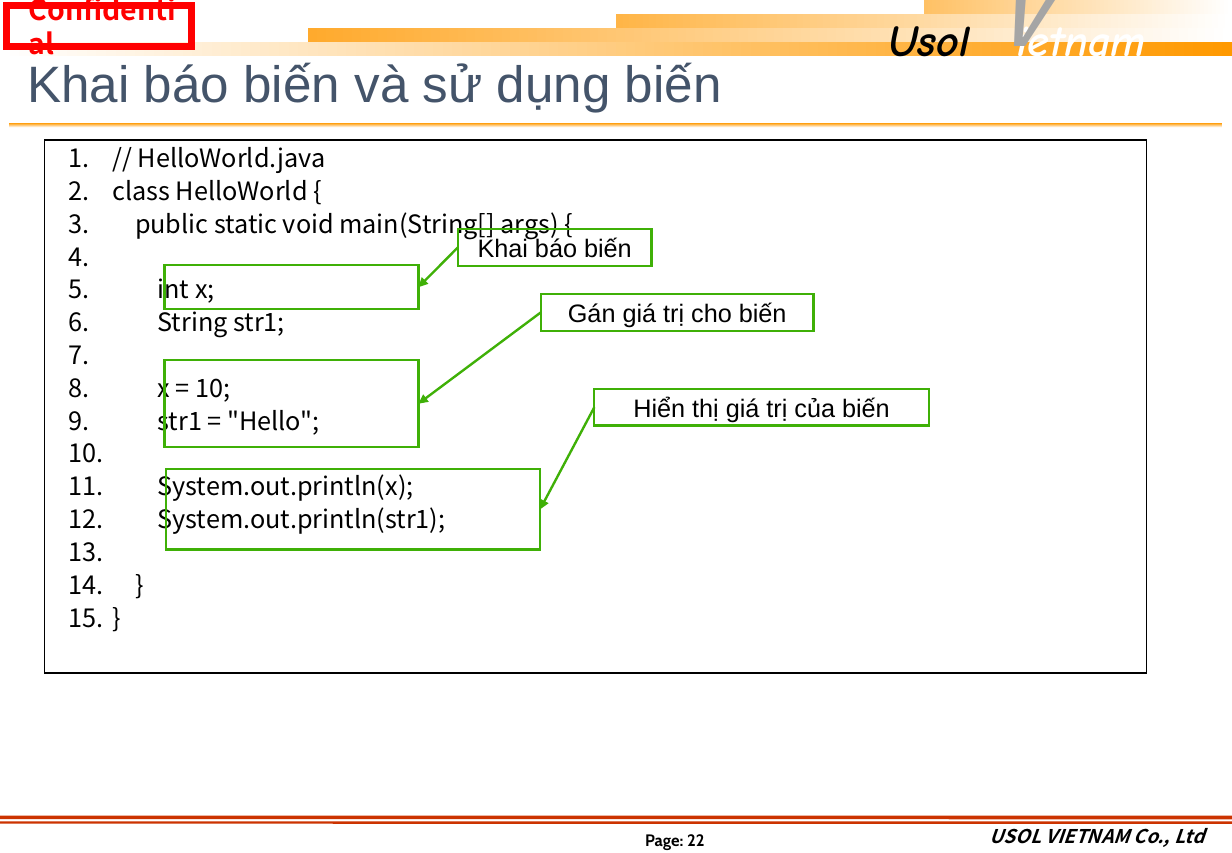
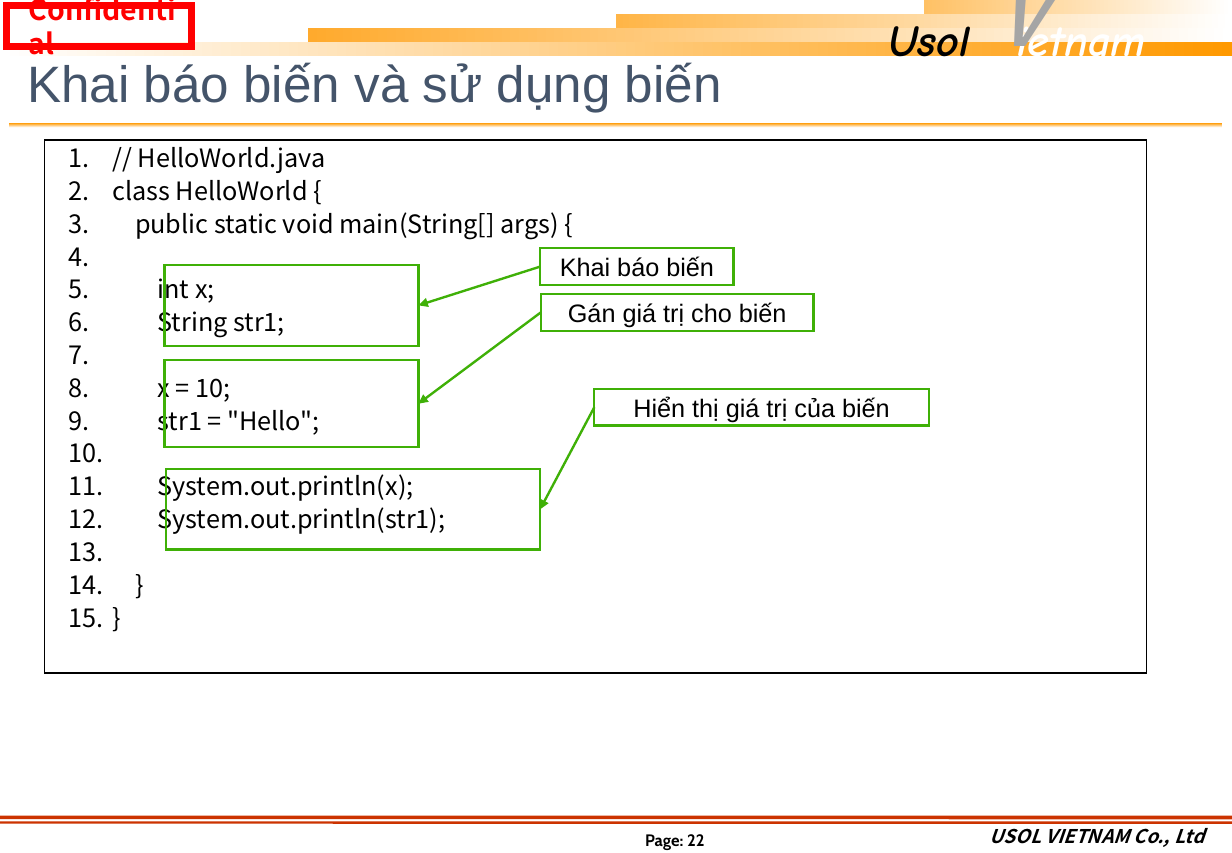
Before and after one commit to khuongmaingoc/javaDoc, a slide deck: slide 22 of Java_Week1.pptx. Drawn at 1232x853 pixels with LibreOffice and Linux fonts; fonts in the diff are those of the drawing; background and template pictures are left out. Boxes give left, top, right and bottom in pixels: in the first picture for what was removed or moved away, otherwise in the second. Text is boxed around its words. In the diff, an @@ line names an element or a change of style, - is before the commit and + after.

```diff
--- a/Java_Week1.pptx
+++ b/Java_Week1.pptx
@@ rectangle: place and size @@
-rectangle at <box>165,265,419,309</box>
+rectangle at <box>165,265,419,346</box>
@@ arrow moved from (458, 248) - (419, 288) to (540, 266) - (419, 305) @@
@@ rectangle "Khai báo biến": place and size @@
-rectangle "Khai báo biến" at <box>458,229,652,265</box>
+rectangle "Khai báo biến" at <box>540,248,734,284</box>
```
Also in this commit, not shown: 8 other slides changed, 4 slides added.
